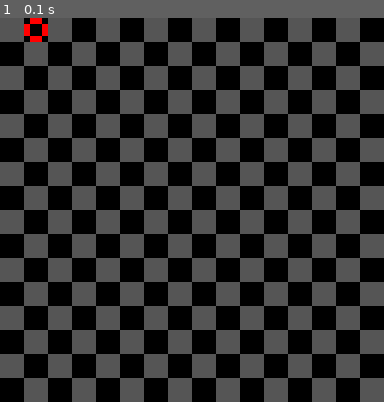
Above: before the commit, frame 1.
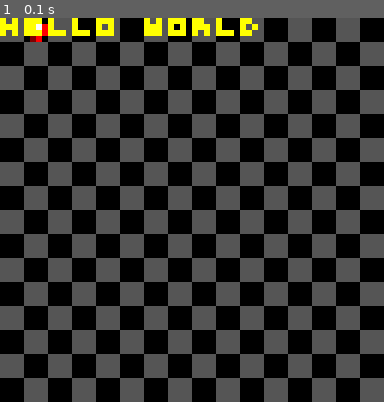
Above: after the commit, the same moment.

Repository: Binary-Ninja/pygame-fall-jam-2024
Game: pygame game, started from main.py
Same seed, same stepped clock (60 frames per second), same inputs: the game is played once before the commit and once after it.
Inputs:
- Up to frame 1 (0.1 s): no input

The runs differ from the first frame. In frame 1, 1.7% of the frame differs, in the area x 0-68%, y 0-7%.

Commit message:
text drawing

Diff:
--- a/draw.py
+++ b/draw.py
@@ -25,6 +25,125 @@
     DARK_YELLOW = pg.Color(128, 64, 0)
 
 
+text_images = {
+    "A": " 0\n"
+         "000\n"
+         "0 0",
+    "B": "00\n"
+         "000\n"
+         "00",
+    "C": " 00\n"
+         "0\n"
+         " 00",
+    "D": "00\n"
+         "0 0\n"
+         "00",
+    "E": "000\n"
+         "00\n"
+         "000",
+    "F": "000\n"
+         "00\n"
+         "0",
+    "G": "00\n"
+         "0 0\n"
+         "000",
+    "H": "0 0\n"
+         "000\n"
+         "0 0",
+    "I": "000\n"
+         " 0\n"
+         "000",
+    "J": "  0\n"
+         "  0\n"
+         "00",
+    "K": "0 0\n"
+         "00\n"
+         "0 0",
+    "L": "0\n"
+         "0\n"
+         "000",
+    "M": "000\n"
+         "000\n"
+         "0 0",
+    "N": "00\n"
+         "0 0\n"
+         "0 0",
+    "O": "000\n"
+         "0 0\n"
+         "000",
+    "P": "000\n"
+         "000\n"
+         "0",
+    "Q": "000\n"
+         "0 0\n"
+         "00",
+    "R": "00\n"
+         "000\n"
+         "0 0",
+    "S": " 00\n"
+         " 0\n"
+         "00",
+    "T": "000\n"
+         " 0\n"
+         " 0",
+    "U": "0 0\n"
+         "0 0\n"
+         "000",
+    "V": "0 0\n"
+         "0 0\n"
+         " 00",
+    "W": "0 0\n"
+         "000\n"
+         "000",
+    "X": "0 0\n"
+         " 0\n"
+         "0 0",
+    "Y": "0 0\n"
+         " 0\n"
+         " 0",
+    "Z": "00\n"
+         " 0\n"
+         " 00",
+    "0": "000\n"
+         "0 0\n"
+         "000",
+    "1": "00\n"
+         " 0\n"
+         "000",
+    "2": "00\n"
+         " 0\n"
+         " 00",
+    "3": "00\n"
+         " 00\n"
+         "00",
+    "4": "0 0\n"
+         "000\n"
+         "  0",
+    "5": " 00\n"
+         " 0\n"
+         "00",
+    "6": "0\n"
+         "000\n"
+         "000",
+    "7": "000\n"
+         "  0\n"
+         "  0",
+    "8": "000\n"
+         "000\n"
+         "000",
+    "9": "000\n"
+         "000\n"
+         "  0",
+}
+
+
+class Image:
+    GEM = (" 11 \n"
+           "1121\n"
+           "0111\n"
+           " 01 ")
+
+
 def draw(surf: pg.Surface, pos: tuple[int, int], image_str: str, colors: Sequence[pg.Color]):
     with pg.PixelArray(surf) as pixels:
         x, y = pos
@@ -38,8 +157,12 @@
             x += 1
 
 
-class Image:
-    GEM = (" 00 \n"
-           "0  0\n"
-           "0  0\n"
-           " 00 ")
+def draw_text(surf: pg.Surface, pos: tuple[int, int], text: str, color: pg.Color):
+    x, y = pos
+    for char in text:
+        if char == "\n":
+            x, y = pos[0], y + 4
+            continue
+        if image := text_images.get(char.upper()):
+            draw(surf, (x, y), image, (color,))
+        x += 4
--- a/main.py
+++ b/main.py
@@ -2,11 +2,11 @@
 import asyncio
 import sys
 import platform
+from collections.abc import Sequence
 
 import pygame as pg
 
-from draw import Color, Image, draw
-
+from draw import Color, Image, draw, draw_text
 
 pg.init()
 
@@ -21,9 +21,18 @@
     platform.window.canvas.style.imageRendering = "pixelated"  # noqa
 
 
+def create_favicon(size: tuple[int, int], pos: tuple[int, int], image: str, colors: Sequence[pg.Color]):
+    surf = pg.Surface(size)
+    draw(surf, pos, image, colors)
+    surf = pg.transform.scale(surf, (32, 32))
+    pg.image.save(surf, "favicon.png")
+
+
 async def main():
+    pg.display.set_caption("Dungeon 64")
+    # create_favicon((4, 4), (0, 0), Image.GEM, (Color.DARK_RED, Color.RED, Color.WHITE))
+    pg.display.set_icon(pg.image.load("favicon.png"))
     flags = 0 if IN_BROWSER else pg.SCALED
-    pg.display.set_caption("Dungeon 64")
     screen = pg.display.set_mode((64, 64), flags=flags)
     clock = pg.time.Clock()
 
@@ -42,7 +51,9 @@
                 if (x + y) % 2 == 0:
                     screen.fill(Color.DARK_GRAY, (x * 4, y * 4, 4, 4))
         # Draw test image.
-        draw(screen, (4, 0), Image.GEM, (Color.RED,))
+        draw(screen, (4, 0), Image.GEM, (Color.DARK_RED, Color.RED, Color.WHITE))
+        # Draw test text.
+        draw_text(screen, (0, 0), "hello world", Color.YELLOW)
 
         pg.display.flip()
         await asyncio.sleep(0)
Binary file added: favicon.png
